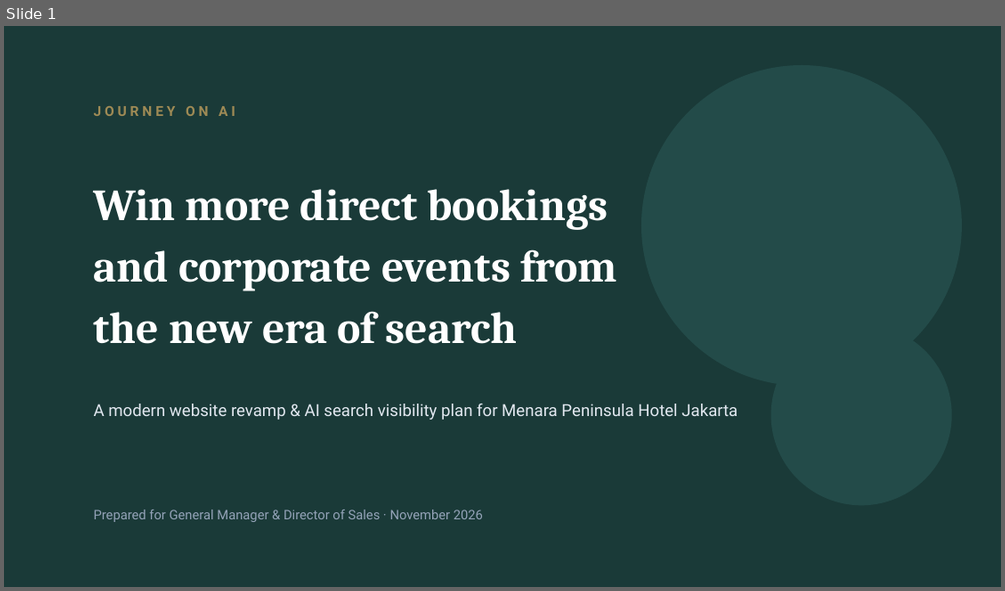
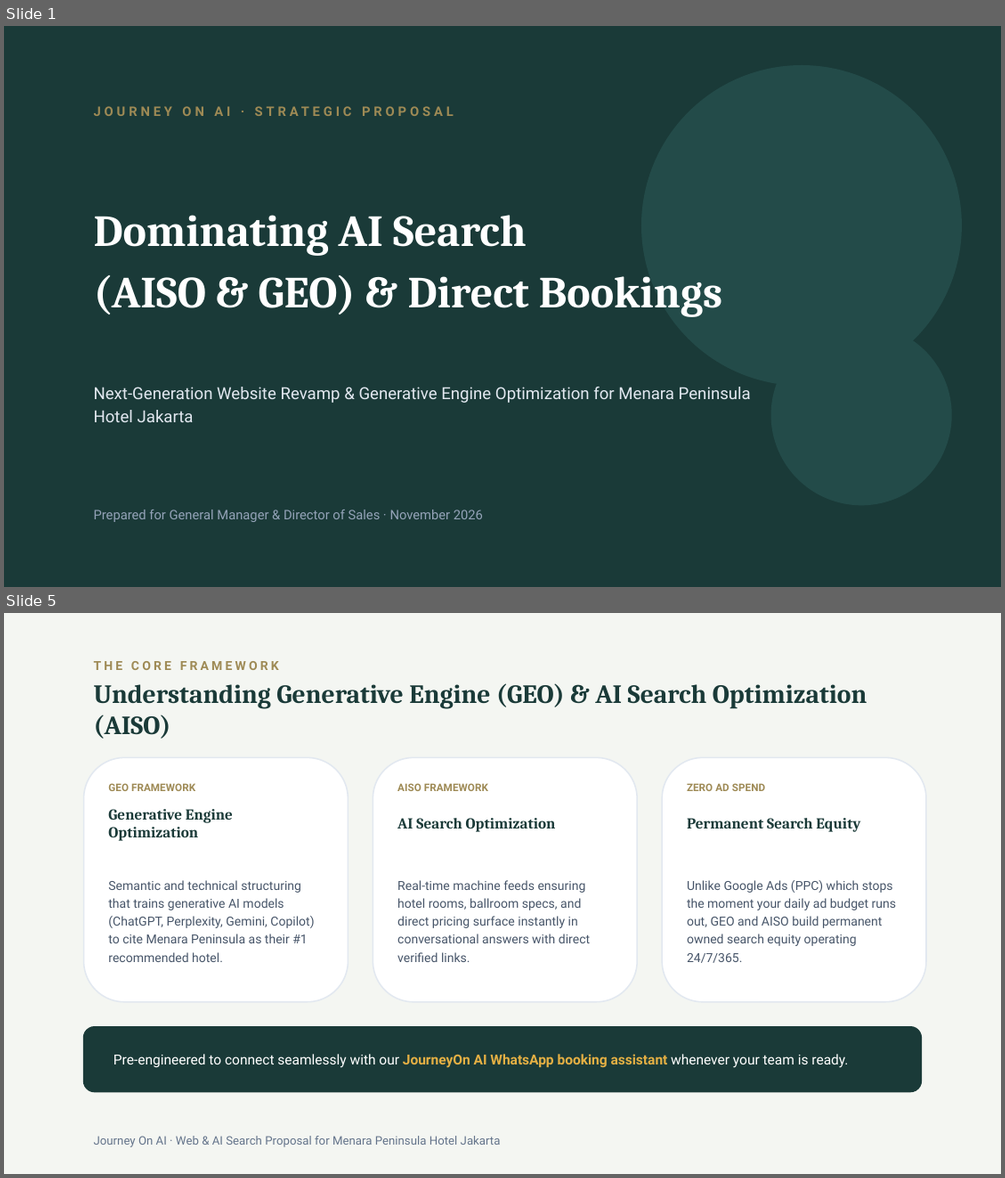
Before and after one commit to arbuuuud/menarapeninsula, a slide deck: PITCH_DECK_MENARA_PENINSULA_AISO_V3.pptx. Shown one above the other, each under a label of ours: slide 1 before the commit, slides 1 and 5 after it; the slides between them are not shown. The pictures are 1005x591 and 1005x1178 pixels, drawn with LibreOffice and Linux fonts; fonts in the diff are those of the drawing. Boxes give left, top, right and bottom in pixels: in the first picture for what was removed or moved away, otherwise in the second. Text is boxed around its words. In the diff, an @@ line names an element or a change of style, - is before the commit and + after.

Commit message:
feat(deck-v3): balance pitch deck with explicit GEO & AISO frameworks, real AI prompt simulation, and diagnostic audit report findings

```diff
--- a/PITCH_DECK_MENARA_PENINSULA_AISO_V3.pptx
+++ b/PITCH_DECK_MENARA_PENINSULA_AISO_V3.pptx
@@ slide 5 added at (4, 613, 1001, 1174), background #F4F6F2 @@
@@ text added at (94, 661, 279, 670), 9 pt, text #9E8A55, bold @@
+THE CORE FRAMEWORK
@@ text added at (94, 683, 867, 738), 19 pt, text #1A3A38, bold @@
+Understanding Generative Engine (GEO) & AI Search Optimization (AISO)
@@ rounded rectangle added at (84, 757, 348, 1002), fill #FFFFFF, outline #E2E8F0 1 pt @@
@@ rounded rectangle added at (372, 757, 637, 1002), fill #FFFFFF, outline #E2E8F0 1 pt @@
@@ rounded rectangle added at (662, 757, 926, 1002), fill #FFFFFF, outline #E2E8F0 1 pt @@
@@ text added at (108, 783, 195, 791), 7.5 pt, text #9E8A55, bold @@
+GEO FRAMEWORK
@@ text added at (397, 783, 488, 791), 7.5 pt, text #9E8A55, bold @@
+AISO FRAMEWORK
@@ text added at (687, 783, 765, 791), 7.5 pt, text #9E8A55, bold @@
+ZERO AD SPEND
@@ text added at (108, 809, 233, 841), 11 pt, text #1A3A38, bold @@
+Generative Engine Optimization
@@ text added at (397, 818, 556, 832), 11 pt, text #1A3A38, bold @@
+AI Search Optimization
@@ text added at (687, 818, 860, 832), 11 pt, text #1A3A38, bold @@
+Permanent Search Equity
@@ text added at (108, 880, 314, 962), 9 pt, text #475569 @@
+Semantic and technical structuring that trains generative AI models (ChatGPT, Perplexity, Gemini, Copilot) to cite Menara Peninsula as their #1 recommended hotel.
@@ text added at (397, 880, 590, 962), 9 pt, text #475569 @@
+Real-time machine feeds ensuring hotel rooms, ballroom specs, and direct pricing surface instantly in conversational answers with direct verified links.
@@ text added at (687, 880, 896, 963), 9 pt, text #475569 @@
+Unlike Google Ads (PPC) which stops the moment your daily ad budget runs out, GEO and AISO build permanent owned search equity operating 24/7/365.
@@ rounded rectangle added at (84, 1027, 921, 1092), fill #1A3A38, outline #1A3A38 1 pt @@
@@ text added at (113, 1054, 848, 1068), 10 pt, text #FFFFFF @@
+Pre-engineered to connect seamlessly with our JourneyOn AI WhatsApp booking assistant whenever your team is ready.
@@ text added at (94, 1135, 501, 1147), 8.5 pt, text #64748B @@
+Journey On AI · Web & AI Search Proposal for Menara Peninsula Hotel Jakarta
@@ slide 1 changed as well @@
@@ text at (94, 106, 453, 116): text changed; size 10 to 9.5 pt @@
-JOURNEY ON AI
+JOURNEY ON AI · STRATEGIC PROPOSAL
@@ text at (94, 215, 722, 317): text changed @@
-Win more direct bookings
-and corporate events from
-the new era of search
+Dominating AI Search
+(AISO & GEO) & Direct Bookings
@@ text at (94, 386, 751, 422): text changed @@
-A modern website revamp & AI search visibility plan for Menara Peninsula Hotel Jakarta
+Next-Generation Website Revamp & Generative Engine Optimization for Menara Peninsula Hotel Jakarta
```
Also in this commit, not shown: 6 other slides changed, 3 other slides added, 4 slides removed, 4 other files.
